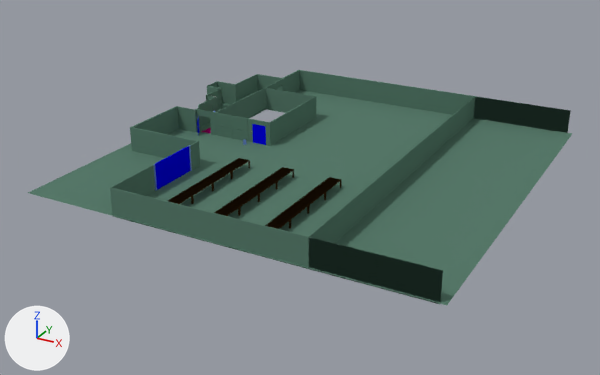
Before and after pictures for a commit that changed the Blender file triboo.blend.
Camera for both pictures: a 50 mm lens placed at (116.0, -278.8, 102.6), pointed at (-21.7, -28.5, -22.5). Every picture has the same lights, and +X, +Y and +Z are marked at lower left.

Objects in the first picture: 'muri', 'pavimento 1 piano'.
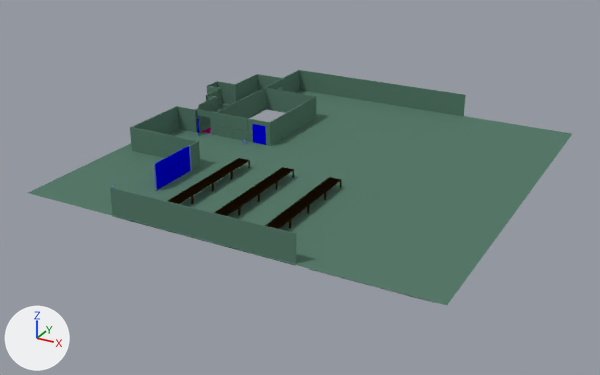
Where the change shows, as pixel boxes (x1, y1, x2, y2) in the pictures (600 x 375 px):
```json
{"object": "muri", "change": "reshaped", "before": [110, 70, 571, 304], "after": [110, 70, 466, 304]}
{"part": 1, "of": "me_plane", "change": "deleted", "before": [296, 95, 571, 304], "on screen": "black"}
{"part": 2, "of": "me_plane", "change": "cut back", "before": [112, 165, 155, 196], "on screen": "green"}
```

Edits to the scene script, one JSON object a line:
```json
{"block": "me_plane", "where": "# used by ob_muri; location = (-75.1, 8.7, -7.5); rotation_euler = (0.0, 1.571, 0.0), in degrees (0, 90, 0); scale = (5.14, 5.14, 5.14)"}
{"op": "remove", "block": "me_plane", "code": "me_plane.from_pydata(...)  # 2903 vertices, 2728 faces, 78 loose edges; spans x -0.6..1.4, y -20.0..9.2, z -3.3..25.7"}
{"op": "add", "block": "me_plane", "code": "me_plane.from_pydata(...)  # 2254 vertices, 2049 faces, 78 loose edges; spans x -0.6..1.4, y -20.0..9.2, z -3.3..25.7"}
{"block": "me_plane", "change": "me_plane part 1: 576 vertices removed from x -0.6..1.4, y -20.0..9.2, z 17.8..25.7"}
{"block": "me_plane", "change": "me_plane part 2: 80 vertices removed from x -0.6..1.4, y -19.4..-15.8, z 3.9..4.0; 7 vertices added at x -0.6..1.4, y -19.9, z 3.9..4.0"}
```
